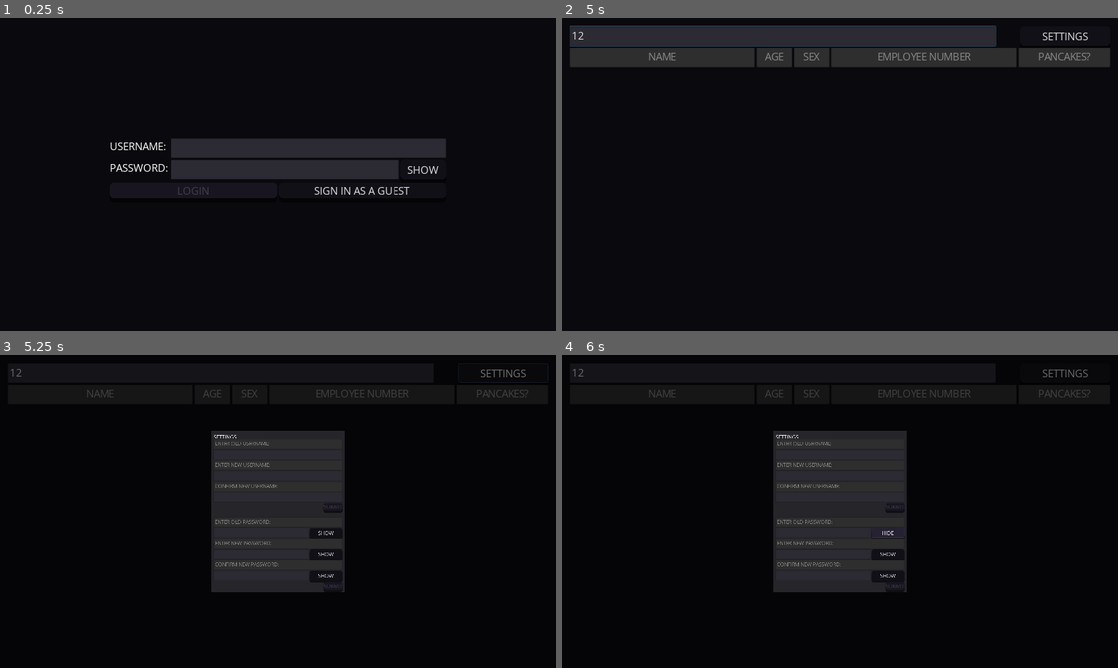
Above: before the commit, frames 1-4 (two rows, left to right).
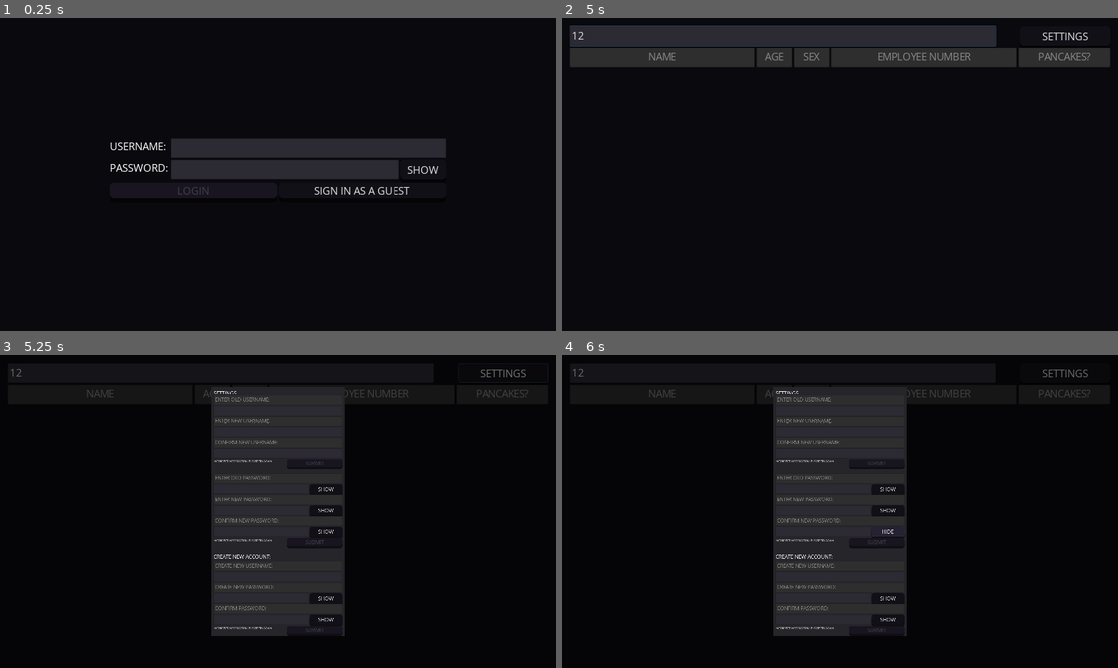
Above: after the commit, the same moments.

Repository: JerswinMendiola/mms149project
Game: Godot game, scene res://Main.tscn
The game is run twice, just before and just after one commit, with the same random seed, the same clock (stepped at 60 frames per second) and the same inputs.
Inputs (mouse positions are in pixels of both pictures, inside the frame that each line leads up to):
- Up to frame 1 (0.25 s): no input
- Up to frame 2 (5 s): click (867, 149) at 0.52 s; type "Alex" at 0.6 s; click (845, 168) at 0.75 s; type "12" at 0.83 s; click "SHOW" at 1.25 s; click "HIDE" at 2 s; click "LOGIN" at 2.75 s; click "SIGN IN AS A GUEST" at 3.5 s; click (784, 36) at 4.27 s; type "12" at 4.35 s
- Up to frame 3 (5.25 s): click "SETTINGS" at 5 s
- Up to frame 4 (6 s): click "SHOW" at 5.75 s

Frames 1-2 are identical in both runs. In frame 3, 7.0% of the frame differs, in the area x 38-62%, y 10-90%; in frame 4, 7.0%.

Commit message:
Implemented Add Accounts

Diff:
--- a/Godot Project Files/Login/Login.gd
+++ b/Godot Project Files/Login/Login.gd
@@ -61,7 +61,6 @@
 	savedList["accounts"][newUser] = savedList["accounts"][username]
 	savedList["accounts"].erase(username)
 	username = newUser
-	print(savedList)
 	var file = File.new()
 	if file.file_exists(saveFile):
 		file.open(saveFile, File.WRITE)
@@ -69,9 +68,16 @@
 		file.close()
 
 func _on_Submit_changePass(newPass) -> void:
-	print(username)
 	savedList["accounts"][username] = newPass
 	password = newPass
+	var file = File.new()
+	if file.file_exists(saveFile):
+		file.open(saveFile, File.WRITE)
+		file.store_var(savedList, true)
+		file.close()
+
+func _on_Submit_createAccount(newUser,newPass) -> void:
+	savedList["accounts"][newUser] = newPass
 	print(savedList)
 	var file = File.new()
 	if file.file_exists(saveFile):
--- a/Godot Project Files/Main.tscn
+++ b/Godot Project Files/Main.tscn
@@ -19,6 +19,7 @@
 [ext_resource path="res://Main/Settings/Hidechar.gd" type="Script" id=17]
 [ext_resource path="res://Main/Settings/ChangeUsername.gd" type="Script" id=18]
 [ext_resource path="res://Main/Settings/ChangePassword.gd" type="Script" id=19]
+[ext_resource path="res://Main/Settings/CreateAccount.gd" type="Script" id=20]
 
 [sub_resource type="DynamicFont" id=2]
 size = 15
@@ -537,9 +538,9 @@
 anchor_right = 1.0
 anchor_bottom = 1.0
 margin_left = 974.0
-margin_top = 350.0
+margin_top = 148.0
 margin_right = -974.0
-margin_bottom = -350.0
+margin_bottom = -148.0
 __meta__ = {
 "_edit_use_anchors_": false
 }
@@ -582,6 +583,7 @@
 size_flags_horizontal = 3
 text = "ENTER OLD USERNAME:"
 editable = false
+selecting_enabled = false
 
 [node name="old username field" type="LineEdit" parent="Settings/Settings Background/Panel/VBoxContainer/Change Username/VBoxContainer2"]
 margin_top = 48.0
@@ -600,6 +602,7 @@
 size_flags_horizontal = 3
 text = "ENTER NEW USERNAME:"
 editable = false
+selecting_enabled = false
 
 [node name="new username field" type="LineEdit" parent="Settings/Settings Background/Panel/VBoxContainer/Change Username/VBoxContainer3"]
 margin_top = 48.0
@@ -618,6 +621,7 @@
 size_flags_horizontal = 3
 text = "CONFIRM NEW USERNAME:"
 editable = false
+selecting_enabled = false
 
 [node name="confirm username field" type="LineEdit" parent="Settings/Settings Background/Panel/VBoxContainer/Change Username/VBoxContainer4"]
 margin_top = 48.0
@@ -632,11 +636,11 @@
 alignment = 2
 
 [node name="warning" type="RichTextLabel" parent="Settings/Settings Background/Panel/VBoxContainer/Change Username/HBoxContainer"]
-visible = false
-margin_right = 395.0
-margin_bottom = 34.0
-size_flags_horizontal = 3
-size_flags_vertical = 3
+margin_right = 334.0
+margin_bottom = 34.0
+size_flags_horizontal = 3
+size_flags_vertical = 3
+size_flags_stretch_ratio = 1.32
 custom_fonts/normal_font = SubResource( 4 )
 text = "INCORRECT INFORMATION, PLEASE TRY AGAIN."
 scroll_active = false
@@ -645,9 +649,10 @@
 }
 
 [node name="Submit" type="Button" parent="Settings/Settings Background/Panel/VBoxContainer/Change Username/HBoxContainer"]
-margin_left = 503.0
-margin_right = 592.0
-margin_bottom = 34.0
+margin_left = 338.0
+margin_right = 592.0
+margin_bottom = 34.0
+size_flags_horizontal = 3
 text = "SUBMIT"
 script = ExtResource( 18 )
 
@@ -672,6 +677,7 @@
 size_flags_horizontal = 3
 text = "ENTER OLD PASSWORD:"
 editable = false
+selecting_enabled = false
 
 [node name="HBoxContainer" type="HBoxContainer" parent="Settings/Settings Background/Panel/VBoxContainer/Change Password/VBoxContainer2"]
 margin_top = 48.0
@@ -705,6 +711,7 @@
 size_flags_horizontal = 3
 text = "ENTER NEW PASSWORD:"
 editable = false
+selecting_enabled = false
 
 [node name="HBoxContainer" type="HBoxContainer" parent="Settings/Settings Background/Panel/VBoxContainer/Change Password/VBoxContainer3"]
 margin_top = 48.0
@@ -738,6 +745,7 @@
 size_flags_horizontal = 3
 text = "CONFIRM NEW PASSWORD:"
 editable = false
+selecting_enabled = false
 
 [node name="HBoxContainer" type="HBoxContainer" parent="Settings/Settings Background/Panel/VBoxContainer/Change Password/VBoxContainer4"]
 margin_top = 48.0
@@ -773,11 +781,11 @@
 alignment = 2
 
 [node name="warning" type="RichTextLabel" parent="Settings/Settings Background/Panel/VBoxContainer/Change Password/HBoxContainer"]
-visible = false
-margin_right = 395.0
-margin_bottom = 34.0
-size_flags_horizontal = 3
-size_flags_vertical = 3
+margin_right = 334.0
+margin_bottom = 34.0
+size_flags_horizontal = 3
+size_flags_vertical = 3
+size_flags_stretch_ratio = 1.32
 custom_fonts/normal_font = SubResource( 4 )
 text = "INCORRECT INFORMATION, PLEASE TRY AGAIN."
 scroll_active = false
@@ -786,11 +794,160 @@
 }
 
 [node name="Submit" type="Button" parent="Settings/Settings Background/Panel/VBoxContainer/Change Password/HBoxContainer"]
-margin_left = 503.0
-margin_right = 592.0
-margin_bottom = 34.0
+margin_left = 338.0
+margin_right = 592.0
+margin_bottom = 34.0
+size_flags_horizontal = 3
 text = "SUBMIT"
 script = ExtResource( 19 )
+
+[node name="Control2" type="Control" parent="Settings/Settings Background/Panel/VBoxContainer"]
+margin_top = 724.0
+margin_right = 592.0
+margin_bottom = 755.0
+size_flags_vertical = 3
+
+[node name="Create Account" type="VBoxContainer" parent="Settings/Settings Background/Panel/VBoxContainer"]
+margin_top = 759.0
+margin_right = 592.0
+margin_bottom = 1124.0
+
+[node name="RichTextLabel" type="RichTextLabel" parent="Settings/Settings Background/Panel/VBoxContainer/Create Account"]
+margin_right = 592.0
+margin_bottom = 35.0
+size_flags_horizontal = 3
+size_flags_vertical = 3
+custom_fonts/normal_font = ExtResource( 1 )
+text = "CREATE NEW ACCOUNT:"
+fit_content_height = true
+scroll_active = false
+__meta__ = {
+"_edit_use_anchors_": false
+}
+
+[node name="VBoxContainer2" type="VBoxContainer" parent="Settings/Settings Background/Panel/VBoxContainer/Create Account"]
+margin_top = 39.0
+margin_right = 592.0
+margin_bottom = 131.0
+
+[node name="LineEdit" type="LineEdit" parent="Settings/Settings Background/Panel/VBoxContainer/Create Account/VBoxContainer2"]
+margin_right = 592.0
+margin_bottom = 44.0
+size_flags_horizontal = 3
+text = "CREATE NEW USERNAME:"
+editable = false
+selecting_enabled = false
+
+[node name="HBoxContainer" type="HBoxContainer" parent="Settings/Settings Background/Panel/VBoxContainer/Create Account/VBoxContainer2"]
+margin_top = 48.0
+margin_right = 592.0
+margin_bottom = 92.0
+
+[node name="create username" type="LineEdit" parent="Settings/Settings Background/Panel/VBoxContainer/Create Account/VBoxContainer2/HBoxContainer"]
+margin_right = 592.0
+margin_bottom = 44.0
+size_flags_horizontal = 3
+
+[node name="VBoxContainer3" type="VBoxContainer" parent="Settings/Settings Background/Panel/VBoxContainer/Create Account"]
+margin_top = 135.0
+margin_right = 592.0
+margin_bottom = 227.0
+
+[node name="LineEdit" type="LineEdit" parent="Settings/Settings Background/Panel/VBoxContainer/Create Account/VBoxContainer3"]
+margin_right = 592.0
+margin_bottom = 44.0
+size_flags_horizontal = 3
+text = "CREATE NEW PASSWORD:"
+editable = false
+selecting_enabled = false
+
+[node name="HBoxContainer" type="HBoxContainer" parent="Settings/Settings Background/Panel/VBoxContainer/Create Account/VBoxContainer3"]
+margin_top = 48.0
+margin_right = 592.0
+margin_bottom = 92.0
+
+[node name="create password" type="LineEdit" parent="Settings/Settings Background/Panel/VBoxContainer/Create Account/VBoxContainer3/HBoxContainer"]
+margin_right = 438.0
+margin_bottom = 44.0
+size_flags_horizontal = 3
+secret = true
+
+[node name="hide" type="Button" parent="Settings/Settings Background/Panel/VBoxContainer/Create Account/VBoxContainer3/HBoxContainer"]
+margin_left = 442.0
+margin_right = 592.0
+margin_bottom = 44.0
+size_flags_horizontal = 3
+size_flags_stretch_ratio = 0.34
+toggle_mode = true
+text = "SHOW"
+script = ExtResource( 17 )
+
+[node name="VBoxContainer4" type="VBoxContainer" parent="Settings/Settings Background/Panel/VBoxContainer/Create Account"]
+margin_top = 231.0
+margin_right = 592.0
+margin_bottom = 323.0
+
+[node name="LineEdit" type="LineEdit" parent="Settings/Settings Background/Panel/VBoxContainer/Create Account/VBoxContainer4"]
+margin_right = 592.0
+margin_bottom = 44.0
+size_flags_horizontal = 3
+text = "CONFIRM PASSWORD:"
+editable = false
+selecting_enabled = false
+
+[node name="HBoxContainer" type="HBoxContainer" parent="Settings/Settings Background/Panel/VBoxContainer/Create Account/VBoxContainer4"]
+margin_top = 48.0
+margin_right = 592.0
+margin_bottom = 92.0
+
+[node name="confirm create password" type="LineEdit" parent="Settings/Settings Background/Panel/VBoxContainer/Create Account/VBoxContainer4/HBoxContainer"]
+margin_right = 438.0
+margin_bottom = 44.0
+size_flags_horizontal = 3
+secret = true
+
+[node name="hide" type="Button" parent="Settings/Settings Background/Panel/VBoxContainer/Create Account/VBoxContainer4/HBoxContainer"]
+margin_left = 442.0
+margin_right = 592.0
+margin_bottom = 44.0
+size_flags_horizontal = 3
+size_flags_stretch_ratio = 0.34
+toggle_mode = true
+text = "SHOW"
+script = ExtResource( 17 )
+
+[node name="Control" type="Control" parent="Settings/Settings Background/Panel/VBoxContainer/Create Account"]
+margin_top = 327.0
+margin_right = 592.0
+margin_bottom = 327.0
+size_flags_vertical = 3
+
+[node name="HBoxContainer" type="HBoxContainer" parent="Settings/Settings Background/Panel/VBoxContainer/Create Account"]
+margin_top = 331.0
+margin_right = 592.0
+margin_bottom = 365.0
+alignment = 2
+
+[node name="warning" type="RichTextLabel" parent="Settings/Settings Background/Panel/VBoxContainer/Create Account/HBoxContainer"]
+margin_right = 334.0
+margin_bottom = 34.0
+size_flags_horizontal = 3
+size_flags_vertical = 3
+size_flags_stretch_ratio = 1.32
+custom_fonts/normal_font = SubResource( 4 )
+text = "INCORRECT INFORMATION, PLEASE TRY AGAIN."
+scroll_active = false
+__meta__ = {
+"_edit_use_anchors_": false
+}
+
+[node name="Submit" type="Button" parent="Settings/Settings Background/Panel/VBoxContainer/Create Account/HBoxContainer"]
+margin_left = 338.0
+margin_right = 592.0
+margin_bottom = 34.0
+size_flags_horizontal = 3
+text = "SUBMIT"
+script = ExtResource( 20 )
 
 [connection signal="pressed" from="Login/VBoxContainer/password/showhide" to="Login/VBoxContainer/password/showhide" method="_on_Button_pressed"]
 [connection signal="pressed" from="Login/VBoxContainer/HBoxContainer/login" to="Login/VBoxContainer/HBoxContainer/login" method="verify"]
@@ -810,5 +967,9 @@
 [connection signal="pressed" from="Settings/Settings Background/Panel/VBoxContainer/Change Password/VBoxContainer4/HBoxContainer/hide" to="Settings/Settings Background/Panel/VBoxContainer/Change Password/VBoxContainer4/HBoxContainer/hide" method="_on_hide_pressed"]
 [connection signal="changePass" from="Settings/Settings Background/Panel/VBoxContainer/Change Password/HBoxContainer/Submit" to="Login/VBoxContainer/HBoxContainer/login" method="_on_Submit_changePass"]
 [connection signal="pressed" from="Settings/Settings Background/Panel/VBoxContainer/Change Password/HBoxContainer/Submit" to="Settings/Settings Background/Panel/VBoxContainer/Change Password/HBoxContainer/Submit" method="changePassword"]
+[connection signal="pressed" from="Settings/Settings Background/Panel/VBoxContainer/Create Account/VBoxContainer3/HBoxContainer/hide" to="Settings/Settings Background/Panel/VBoxContainer/Create Account/VBoxContainer3/HBoxContainer/hide" method="_on_hide_pressed"]
+[connection signal="pressed" from="Settings/Settings Background/Panel/VBoxContainer/Create Account/VBoxContainer4/HBoxContainer/hide" to="Settings/Settings Background/Panel/VBoxContainer/Create Account/VBoxContainer4/HBoxContainer/hide" method="_on_hide_pressed"]
+[connection signal="createAccount" from="Settings/Settings Background/Panel/VBoxContainer/Create Account/HBoxContainer/Submit" to="Login/VBoxContainer/HBoxContainer/login" method="_on_Submit_createAccount"]
+[connection signal="pressed" from="Settings/Settings Background/Panel/VBoxContainer/Create Account/HBoxContainer/Submit" to="Settings/Settings Background/Panel/VBoxContainer/Create Account/HBoxContainer/Submit" method="createAccount"]
 
 [editable path="Confirm Window"]
--- /dev/null
+++ b/Godot Project Files/Main/Settings/CreateAccount.gd
@@ -0,0 +1,24 @@
+extends Button
+
+signal createAccount
+
+func _process(delta: float) -> void:
+	if get_tree().current_scene.get_node("Settings/Settings Background/Panel/VBoxContainer/Create Account/VBoxContainer2/HBoxContainer/create username").text != ""\
+	and get_tree().current_scene.get_node("Settings/Settings Background/Panel/VBoxContainer/Create Account/VBoxContainer3/HBoxContainer/create password").text != ""\
+	and get_tree().current_scene.get_node("Settings/Settings Background/Panel/VBoxContainer/Create Account/VBoxContainer4/HBoxContainer/confirm create password").text != "":
+		disabled = false
+	else:
+		disabled = true
+
+func createAccount() -> void:
+	var accounts = get_tree().current_scene.get_node("Login/VBoxContainer/HBoxContainer/login").savedList["accounts"]
+	if get_tree().current_scene.get_node("Settings/Settings Background/Panel/VBoxContainer/Create Account/VBoxContainer3/HBoxContainer/create password").text == get_tree().current_scene.get_node("Settings/Settings Background/Panel/VBoxContainer/Create Account/VBoxContainer4/HBoxContainer/confirm create password").text\
+	and not accounts.has(get_tree().current_scene.get_node("Settings/Settings Background/Panel/VBoxContainer/Create Account/VBoxContainer2/HBoxContainer/create username").text):
+		var newUsername = get_tree().current_scene.get_node("Settings/Settings Background/Panel/VBoxContainer/Create Account/VBoxContainer2/HBoxContainer/create username").text
+		var newPassword =  get_tree().current_scene.get_node("Settings/Settings Background/Panel/VBoxContainer/Create Account/VBoxContainer3/HBoxContainer/create password").text
+		emit_signal("createAccount",newUsername,newPassword)
+		get_tree().current_scene.get_node("Settings/Settings Background/Panel/VBoxContainer/Create Account/VBoxContainer2/HBoxContainer/create username").text = ""
+		get_tree().current_scene.get_node("Settings/Settings Background/Panel/VBoxContainer/Create Account/VBoxContainer3/HBoxContainer/create password").text = ""
+		get_tree().current_scene.get_node("Settings/Settings Background/Panel/VBoxContainer/Create Account/VBoxContainer4/HBoxContainer/confirm create password").text = ""
+	else:
+		get_parent().get_node("warning").visible = true
--- a/Godot Project Files/Start.gd
+++ b/Godot Project Files/Start.gd
@@ -6,3 +6,7 @@
 	get_node("Data").visible = false
 	get_node("Confirm Window").visible = false
 	get_node("Settings").visible = false
+
+
+func createAccount() -> void:
+	pass # Replace with function body.
Not shown: 1 places in Godot Project Files/Main.tscn that only renumber resources
